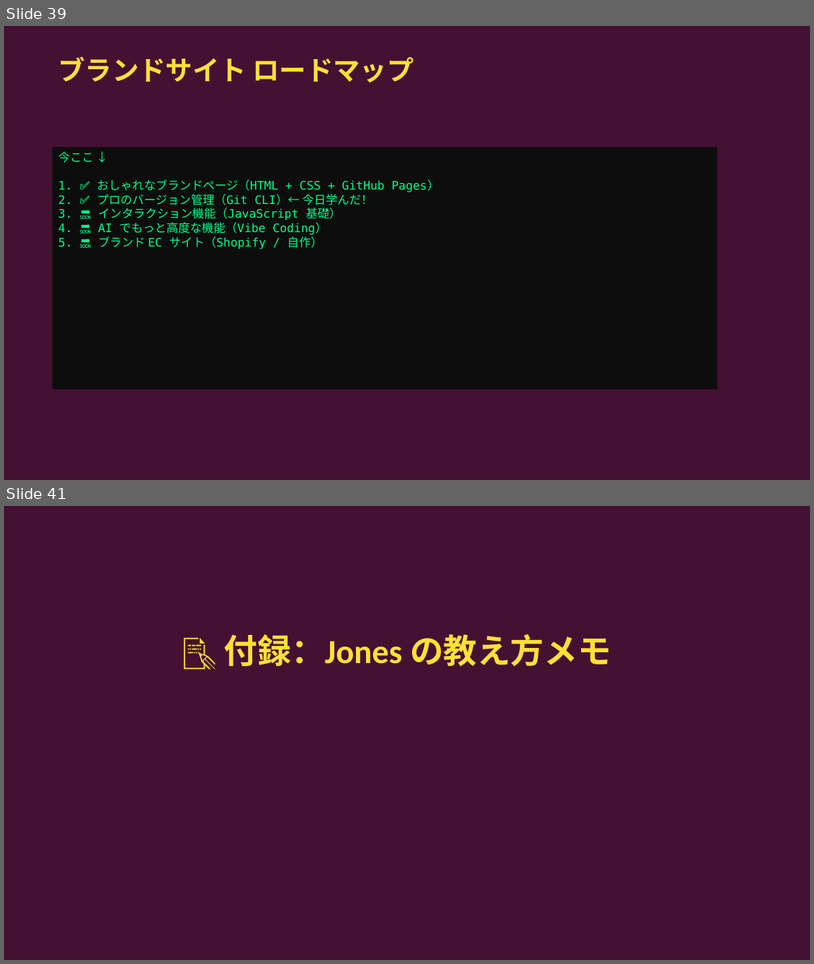
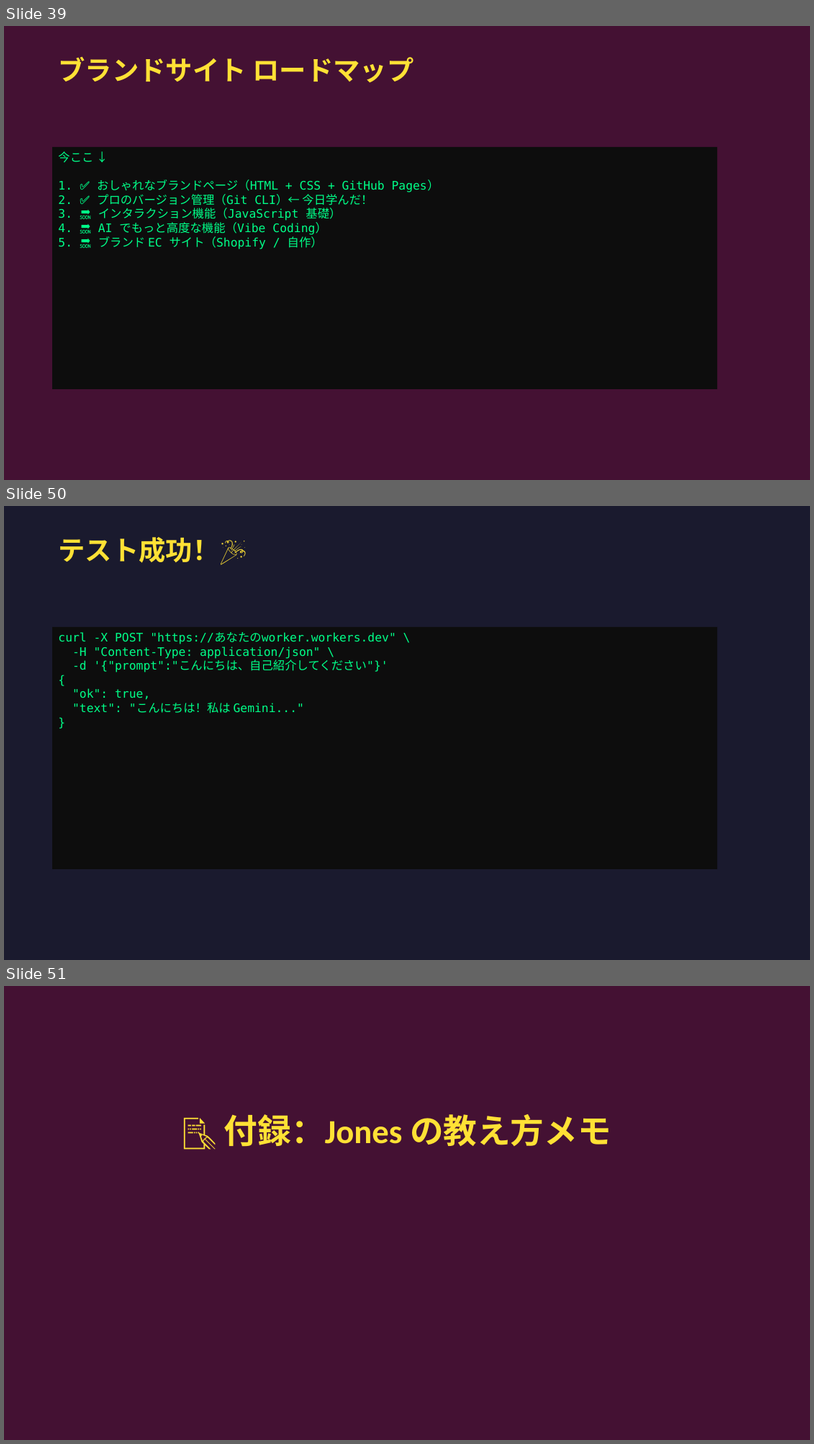
Before and after one commit to jonesandjay123/VibeCoding_Workshop, a slide deck: session2/slides/Session2_VibeCoding_JA.pptx. Shown one above the other, each under a label of ours: slides 39 and 41 before the commit, slides 39, 50 and 51 after it; the slides between them are not shown. The pictures are 814x964 and 814x1444 pixels, drawn with LibreOffice and Linux fonts; fonts in the diff are those of the drawing. Boxes give left, top, right and bottom in pixels: in the first picture for what was removed or moved away, otherwise in the second. Text is boxed around its words. In the diff, an @@ line names an element or a change of style, - is before the commit and + after.

```diff
--- a/session2/slides/Session2_VibeCoding_JA.pptx
+++ b/session2/slides/Session2_VibeCoding_JA.pptx
@@ slide 50 added at box(4, 506, 810, 960), background #1A1A2E @@
@@ text added at box(58, 537, 247, 565), 32 pt, text #FFE135, bold @@
+テスト成功！🎉
@@ rectangle added at box(52, 627, 718, 869), fill #0D0D0D, 14 pt, text #00FF88 @@
+curl -X POST "https://あなたのworker.workers.dev" \
+-H "Content-Type: application/json" \
+-d '{"prompt":"こんにちは、自己紹介してください"}'
+{
+"ok": true,
+"text": "こんにちは！私は Gemini..."
+}
@@ what was slide 41 is now slide 51 @@
```
Also in this commit, not shown: 9 other slides added, 3 other files.
